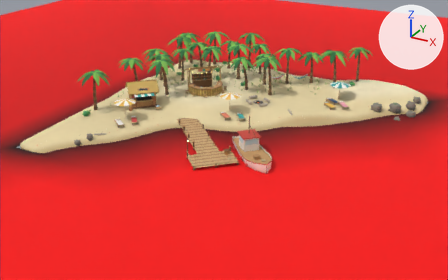
An edit to the glTF model client/public/models/beach.glb, drawn before and after from the same camera.
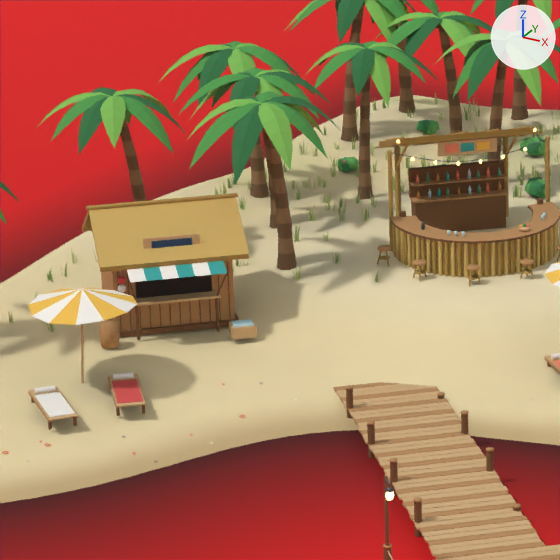
Old and new are each drawn whole from a camera (50 mm lens) standing at (31.2, -60.9, 27.7) and looking at (-1.2, -1.9, -1.7) and again close up on the part from 24% to 50% of the width and 14% to 55% of the height. Arrows for +X, +Y and +Z are at upper right; the lights stay in place. The first two pictures are the older version. Vertices at exactly the same position are counted once.

In view in the first close-up: 'Beach_Ground', 'Beach_Palms', 'Beach_Sea', 'Beach_Static'.
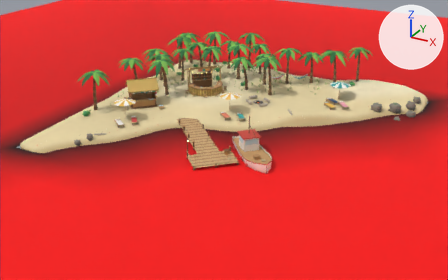
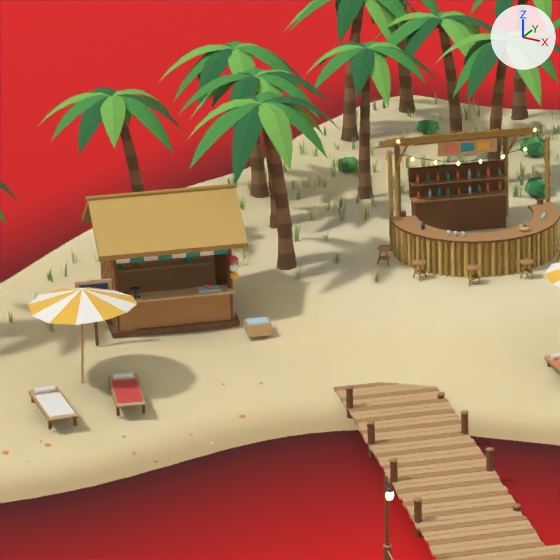
Diff of the bpy script that builds the scene:
```diff
--- a/client/public/models/beach.glb.py
+++ b/client/public/models/beach.glb.py
@@ me_beach_staticmesh @@
 # used by ob_beach_static; location = (0.0, 0.0, 0.0)
-me_beach_staticmesh.from_pydata(...)  # 24845 vertices, 33410 faces; spans x -17.3..17.7, y -17.0..17.3, z -1.5..4.3
+me_beach_staticmesh.from_pydata(...)  # 25195 vertices, 34094 faces; spans x -17.3..17.7, y -17.0..17.3, z -1.5..4.3
+# me_beach_staticmesh part 1: the loose piece of 8 vertices spanning x -12.6, y -3.7, z 0.9..2.8 is moved by (-1.8, 1.3, 0.1)
+# me_beach_staticmesh part 2: the loose piece of 8 vertices spanning x -11.1..-11.0, y -2.1, z 0.9..2.8 is moved by (-0.5, 1.1, 0.1)
+# me_beach_staticmesh part 3: the loose piece of 8 vertices spanning x -12.2..-11.4, y -3.3..-2.6, z 2.9..3.2 is scaled about its middle by (0.0122, 0.0122, 9.82), then moved by (-1.7, -0.4, -1.1)
+# me_beach_staticmesh part 4: the loose piece of 8 vertices spanning x -10.5..-9.9, y -2.7..-2.0, z 1.0..1.1 is scaled about its middle by (0.038, 0.0381, 72), then moved by (-3.2, -1.1, 0.9), in mat_bc_clay
+# me_beach_staticmesh part 5: the loose piece of 8 vertices spanning x -10.6..-9.8, y -2.7..-1.9, z 0.7..1.0 is scaled about its middle by (0.0315, 0.0315, 7.2), then moved by (-1.1, 1.0, 1.1)
+# me_beach_staticmesh part 6: the loose piece of 8 vertices spanning x -12.6..-10.8, y -3.9..-2.1, z 1.6..1.7 is copied, and the copy is scaled about its middle by (1.35, 1.35, 1), then moved by (-0.2, 0.2, 0.0); it spans x -13.1..-10.6, y -4.1..-1.6, z 1.7
+# me_beach_staticmesh part 7: the loose piece of 12 vertices spanning x -14.0..-11.3, y -3.4..-0.7, z 3.7..3.8 is moved by (0.0, 0.0, 0.2)
+# me_beach_staticmesh part 8: a new loose piece, a 6-sided cylinder along z spanning x -12.978..-12.9, y -4.707..-4.63, z 0.746..2.446, in mat_bc_clay
+# me_beach_staticmesh part 9: the loose piece of 8 vertices spanning x -10.6..-9.8, y -2.7..-1.9, z 0.7..1.0 is copied, and the copy is moved by (0.2, 0.3, 0.0); it spans x -10.3..-9.5, y -2.4..-1.6, z 0.7..1.0
+# me_beach_staticmesh part 10: the loose piece of 38 vertices spanning x -12.9..-12.4, y -4.8..-4.3, z 0.7..1.3 is moved by (-2.0, 1.7, 0.0)
+# me_beach_staticmesh part 11: the loose piece of 56 vertices spanning x -12.8..-12.6, y -3.9..-3.8, z 1.9..2.1 is moved by (1.4, 1.6, -0.2)
+# me_beach_staticmesh part 12: the loose piece of 12 vertices spanning x -15.1..-10.2, y -4.5..0.4, z 2.6..3.7 is moved by (0.0, 0.0, 0.3)
+# me_beach_staticmesh part 13: the loose piece of 56 vertices spanning x -12.8..-12.6, y -3.9..-3.8, z 2.2..2.3 is moved by (2.0, 2.0, 0.2)
+# me_beach_staticmesh part 14: the loose piece of 56 vertices spanning x -12.8..-12.6, y -3.9..-3.8, z 2.2..2.3 is copied, and the copy is moved by (2.0, 2.0, 0.0); it spans x -10.8..-10.6, y -1.9..-1.7, z 2.2..2.4
+# me_beach_staticmesh part 15: the loose piece of 12 vertices spanning x -12.3, y -3.9..-3.8, z 0.7..1.6 is deleted
+# me_beach_staticmesh part 16: the loose piece of 12 vertices spanning x -10.9..-10.8, y -2.5..-2.4, z 0.7..1.6 is deleted
+# me_beach_staticmesh part 17: 7 vertices moved from x -12.8..-10.9, y -3.9..-1.9, z 0.9..2.8 to x -14.5..-10.9, y -3.9..-1.8, z 1.7..3.0; 98 vertices removed from x -14.5..-10.3, y -4.4..-0.2, z 0.9..3.7; 306 vertices added at x -14.5..-9.6, y -5.0..-0.2, z 0.9..3.9
+# other edits to the shape of me_beach_staticmesh do not show in these pictures
 me_beach_staticmesh.materials.append(mat_bc_clay)
```

What differs and where, as boxes (x1, y1, x2, y2) in the close-ups (560 x 560 px; the box of a moved part takes in the faces that stretch with it):
part 1 of me_beach_staticmesh, moved or reshaped (not visible afterwards)
    before: (127, 272, 132, 330)
part 2 of me_beach_staticmesh, moved or reshaped (not visible afterwards)
    before: (218, 274, 221, 321)
part 3 of me_beach_staticmesh, moved or reshaped (not visible afterwards)
    before: (151, 238, 192, 248)
part 4 of me_beach_staticmesh, moved or reshaped (not visible afterwards)
    before: (231, 319, 254, 327)
part 5 of me_beach_staticmesh, moved or reshaped (not visible afterwards)
    before: (229, 319, 257, 340)
part 6 of me_beach_staticmesh, added (brown)
    after: (128, 284, 235, 303)
part 7 of me_beach_staticmesh, moved or reshaped
    before: (86, 193, 238, 210)
    after: (85, 183, 237, 201)
part 8 of me_beach_staticmesh, added
    after: (92, 280, 99, 346)
part 9 of me_beach_staticmesh, added
    after: (244, 317, 272, 337)
part 10 of me_beach_staticmesh, moved or reshaped (not visible afterwards)
    before: (99, 320, 120, 349)
part 11 of me_beach_staticmesh, moved or reshaped
    before: (118, 284, 126, 293)
    after: (203, 285, 214, 289)
part 12 of me_beach_staticmesh, moved or reshaped
    before: (82, 197, 249, 272)
    after: (82, 188, 248, 261)
part 13 of me_beach_staticmesh, moved or reshaped
    before: (117, 276, 126, 284)
    after: (229, 255, 238, 264)
part 14 of me_beach_staticmesh, added
    after: (230, 264, 238, 272)
part 15 of me_beach_staticmesh, deleted
    before: (135, 306, 140, 340)
part 16 of me_beach_staticmesh, deleted
    before: (215, 298, 220, 332)
part 17 of me_beach_staticmesh, cut back
    before: (101, 233, 235, 331)
    after: (74, 249, 269, 331)
